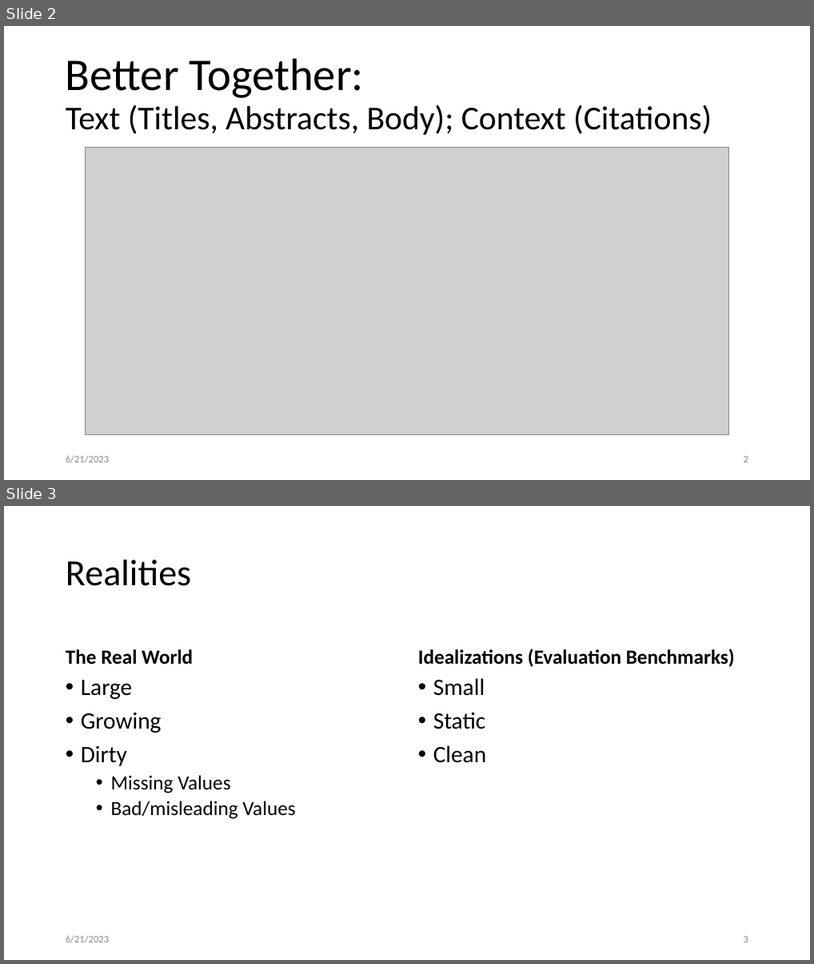
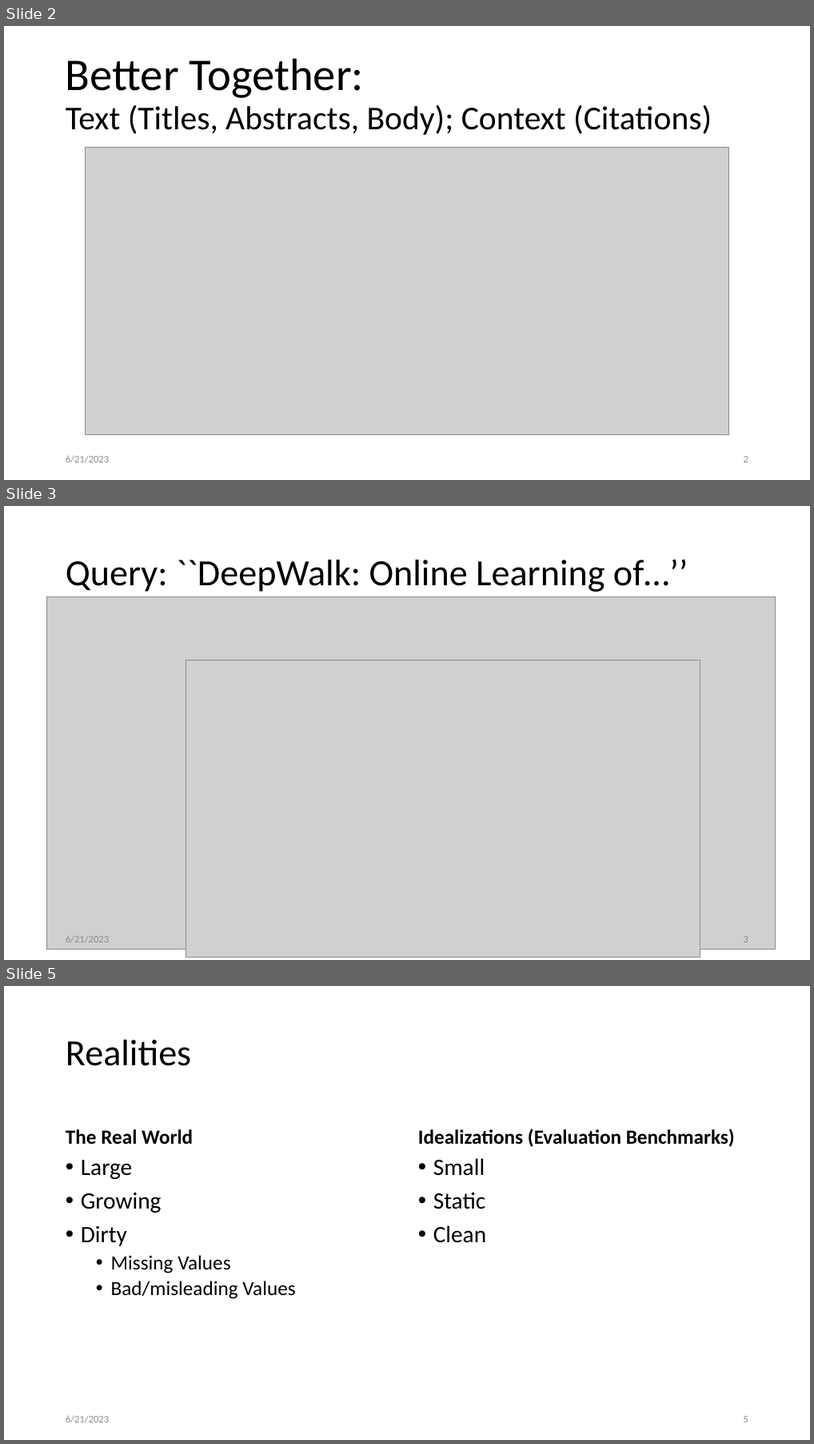
Before and after one commit to kwchurch/JSALT_Better_Together, a slide deck: slides/July5/July5.pptx. Shown one above the other, each under a label of ours: slides 2 and 3 before the commit, slides 2, 3 and 5 after it; the slides between them are not shown. The pictures are 814x964 and 814x1444 pixels, drawn with LibreOffice and Linux fonts; fonts in the diff are those of the drawing; grey boxes stand for pictures. Boxes give left, top, right and bottom in pixels: in the first picture for what was removed or moved away, otherwise in the second. Text is boxed around its words. In the diff, an @@ line names an element or a change of style, - is before the commit and + after.

```diff
--- a/slides/July5/July5.pptx
+++ b/slides/July5/July5.pptx
@@ slide 3 added at <box>4,506,810,960</box>, background #FFFFFF @@
@@ title added at <box>66,559,688,592</box>, 44 pt, text #000000 @@
+Query: ``DeepWalk: Online Learning of…’’
@@ picture added at <box>46,596,776,949</box> @@
@@ picture added at <box>186,660,700,956</box> @@
@@ text added at <box>66,936,109,942</box>, 12 pt, text #8C8C8C @@
+6/21/2023
@@ page number added at <box>744,936,749,942</box>, 12 pt, text #8C8C8C @@
+3
@@ what was slide 3 is now slide 5 @@
```
Also in this commit, not shown: 4 slides changed, 2 other slides added, 2 other files.
